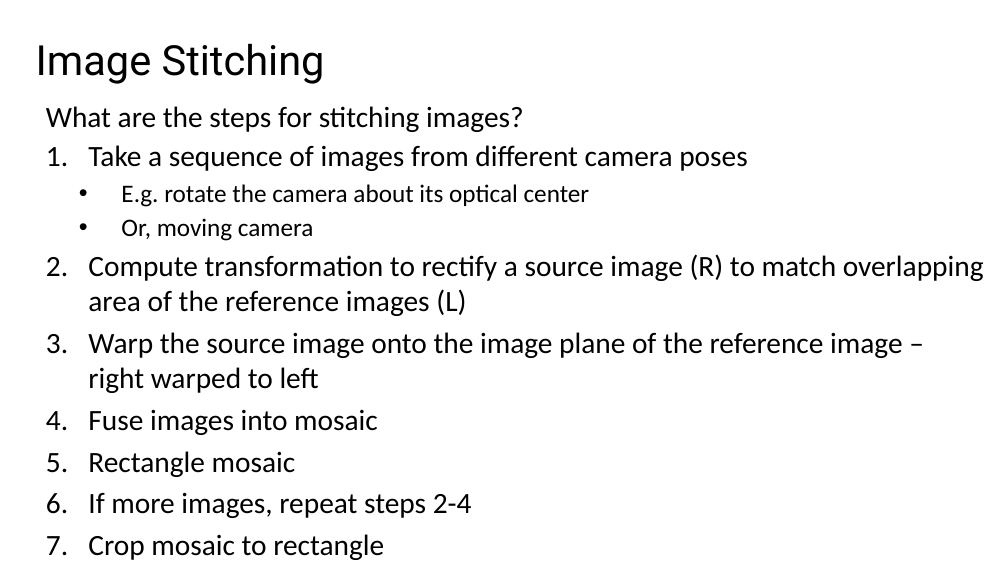
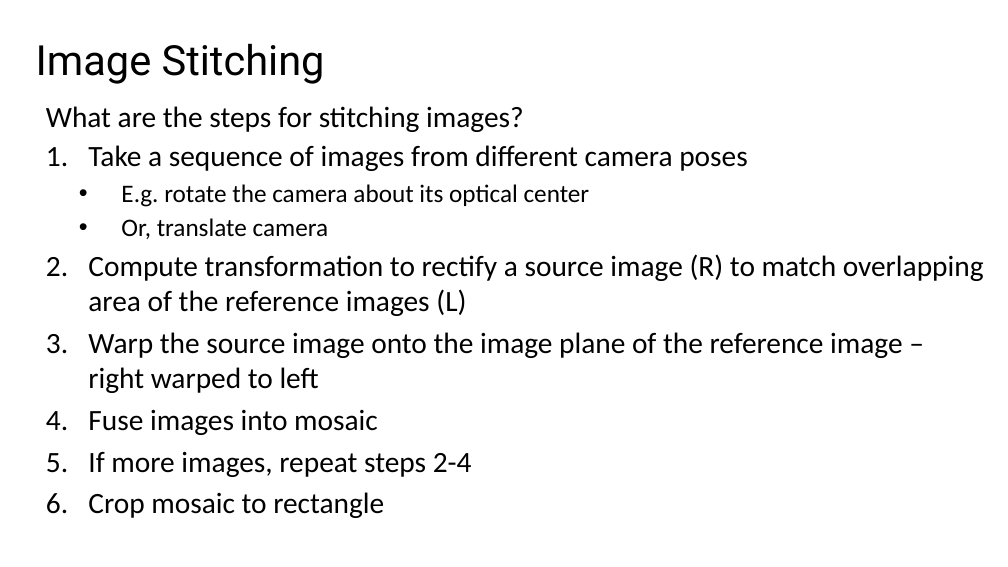
Before and after one commit to StephenElston/CSCI-E25, a slide deck: slide 8 of Slides/13_ImageStitching.pptx. Drawn at 1008x567 pixels with LibreOffice and Linux fonts; fonts in the diff are those of the drawing. Boxes give left, top, right and bottom in pixels: in the first picture for what was removed or moved away, otherwise in the second. Text is boxed around its words. In the diff, an @@ line names an element or a change of style, - is before the commit and + after.

```diff
--- a/Slides/13_ImageStitching.pptx
+++ b/Slides/13_ImageStitching.pptx
@@ text at [121,218,329,239]: text changed @@
-    • Or, moving camera
+    • Or, translate camera
@@ text at [88,451,296,477]: paragraph removed @@
-  5. Rectangle mosaic
```
Also in this commit, not shown: 8 other slides changed.
